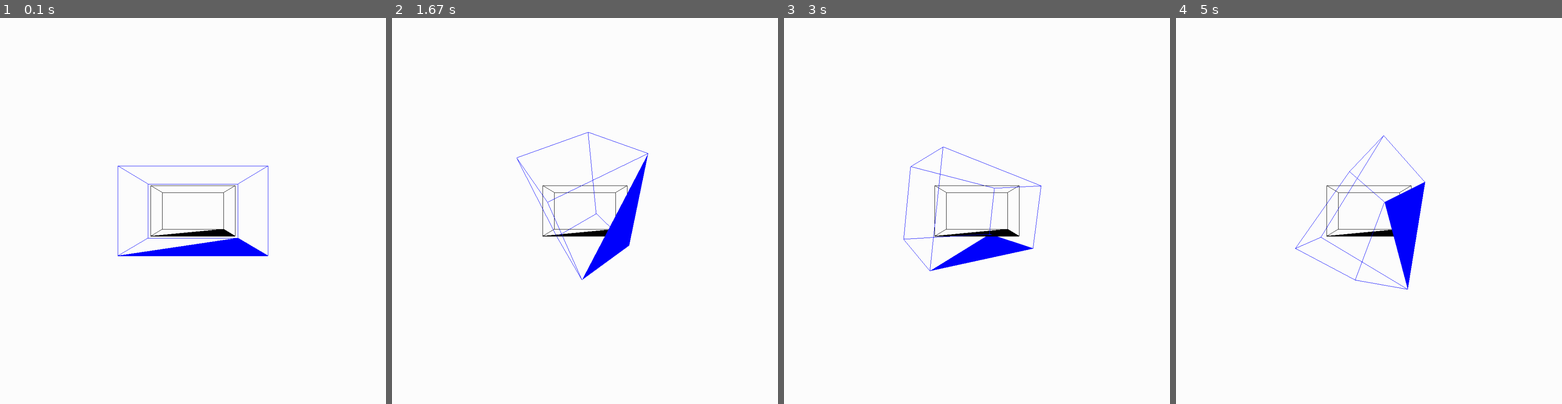
Above: before the commit, frames 1-4 (left to right).
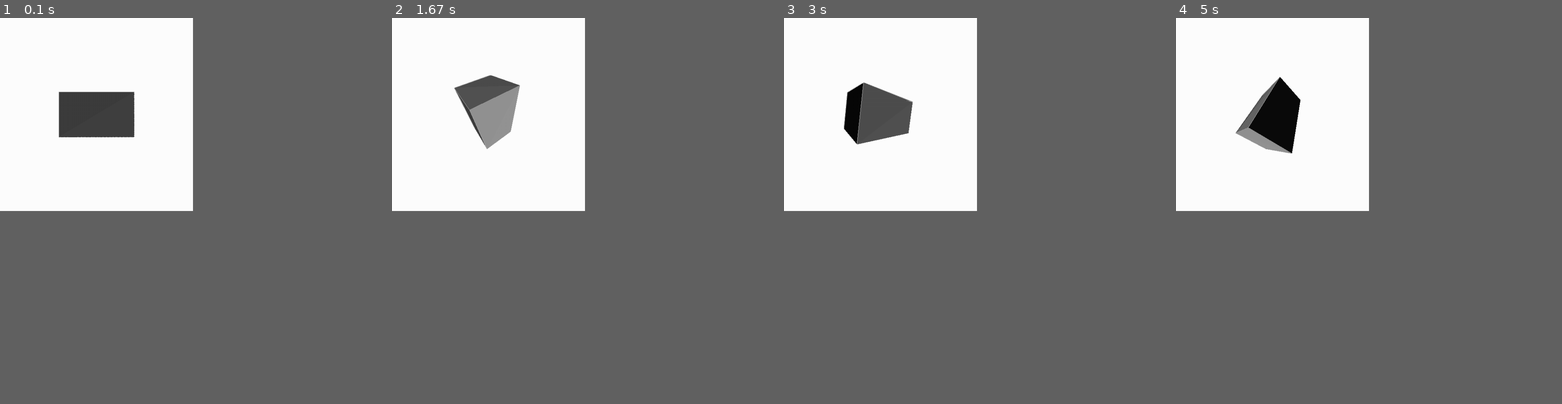
Above: after the commit, the same moments.

Repository: ElPudgino/3DRenderer
Game: pygame game, started from amoguspygame.py
Two runs of this game, one before a commit and one after it. Both use one fixed random seed, a clock stepped at 60 frames per second and the inputs below.
Inputs:
- Up to frame 1 (0.1 s): no input
- Up to frame 2 (1.67 s): hold Right 0.33-0.8 s; hold Up 0.83-1.3 s; hold Right from 1.33 s (still down)
- Up to frame 3 (3 s): release Right at 1.8 s; hold Left 1.83-2.37 s; hold Down 2.4-2.87 s; hold Left from 2.9 s (still down)
- Up to frame 4 (5 s): release Left at 3.37 s; hold Up 3.4-3.87 s; hold Right 3.9-4.53 s; hold Down from 4.57 s (still down)
In our replay, the window is 900x900 before the commit and 450x450 after it. These sizes can differ from the game's own. Grey fills any space a smaller window leaves; there, only what the larger window draws over its background counts as a difference.

The runs differ from the first frame. In frame 1, 4.1% of the frame differs, in the area x 15-70%, y 19-62%; in frame 2, 3.9%; in frame 3, 3.7%; in frame 4, 4.0%.

Commit message:
Add files via upload
added some bad shading

Diff:
--- a/amoguspygame.py
+++ b/amoguspygame.py
@@ -7,8 +7,8 @@
 import numpy as np
 Map = []
 DepthBuffer = []
-MapWidth = 1000
-MapHeight = 1000
+MapWidth = 500
+MapHeight = 500
 CamOffsetX = MapWidth/2
 CamOffsetY = MapHeight/2
 CamOffsetZ = MapWidth * 0.35#0.156
@@ -102,8 +102,8 @@
         for dy in range(MapHeight):
             tb.append('a')
         DepthBuffer.append(tb)
-    Draw3D(meshtest,[0,0,0],(0,0,255))
-    Draw3D(mesh,[0,0,20],(0,0,0))
+    Draw3D(meshtest,[0,0,0],[180,180,180])
+    #Draw3D(mesh,[0,0,20],[255,0,0])
     #PrintMap()
 
 def ClearMap():
@@ -204,6 +204,7 @@
     global ViewOffsetY
     global ViewOffsetZ
     global MapWidth
+    global LightSourcePos
     global MapHeight
     inpointsY1 = []
     inpointsX1 = []
@@ -217,10 +218,42 @@
     allpoints = []
     prpoints = []
     Points = []
+    Center = [0,0,0]
     for vert in Vertices:
         pX = CamOffsetZ * (vert[0]+ViewOffsetX - CamOffsetX) / (vert[2] + ViewOffsetZ) + CamOffsetX
         pY = CamOffsetZ * (vert[1]+ViewOffsetY - CamOffsetY) / (vert[2] + ViewOffsetZ) + CamOffsetY
         Points.append([pX,pY,vert[2]])
+    colortemp = [0,0,0]
+    Center[0] = (Vertices[0][0] + Vertices[1][0] + Vertices[2][0]) / 3
+    Center[1] = (Vertices[0][1] + Vertices[1][1] + Vertices[2][1]) / 3
+    Center[2] = (Vertices[0][2] + Vertices[1][2] + Vertices[2][2]) / 3
+
+    l = Center[0] - LightSourcePos[0]
+    m = Center[1] - LightSourcePos[1]
+    n = Center[2] - LightSourcePos[2]
+
+    #l = -1
+    #m = 3
+    #n = 2
+
+
+
+    vect1 = Quaternion(0,Vertices[1][0] - Vertices[0][0],Vertices[1][1] - Vertices[0][1],Vertices[1][2] - Vertices[0][2])
+    vect2 = Quaternion(0,Vertices[2][0] - Vertices[0][0],Vertices[2][1] - Vertices[0][1],Vertices[2][2] - Vertices[0][2])
+
+    vect1.MultiplyBy(vect2)
+
+    plane = [vect1.i,vect1.j,vect1.k,0]
+
+    plane[3] = 0 - (vect1.i + vect1.j + vect1.k)
+
+    AngleSine = abs(plane[0] * l + plane[1] * m + plane[2] * n) / (np.sqrt(plane[0]**2 + plane[1]**2 + plane[2]**2) * np.sqrt(l**2 + n**2 + m**2))
+
+    #LightAngle = np.arcsin(AngleSine)
+
+    colortemp[0] = color[0] * AngleSine
+    colortemp[1] = color[1] * AngleSine
+    colortemp[2] = color[2] * AngleSine
 
     X1 = Points[0][0]
     X2 = Points[1][0]
@@ -352,7 +385,7 @@
             W3 = 1 - W1 - W2
             mx[2] = Z1 * W1 + Z2 * W2 + Z3 * W3
             if DepthBuffer[mx[0] ][mx[1] ] == 'a' or DepthBuffer[mx[0] ][mx[1] ] >= mx[2]:
-                screen.set_at((mx[0],  mx[1]), color)
+                screen.set_at((mx[0],  mx[1]), colortemp)
                 DepthBuffer[mx[0] ][mx[1] ] = mx[2]
             mx[0] = mx[0] - 1
         #DrawLine(mi,mx)
@@ -370,6 +403,7 @@
     global ViewOffsetX
     global ViewOffsetY
     global ViewOffsetZ
+
     Listofpoints = []
     x = 0
     y = 1
@@ -441,16 +475,16 @@
 meshtest = mesh([[25,15,15] , [25,15,-15] , [25,-15,15] , [25,-15,-15] ,
                      [-25,15,15] , [-25,15,-15], [-25,-15,15] , [-25,-15,-15]],
                     [[0,1] , [0,4] , [0,2] , [1,3] , [1,5] , [2,3] ,
-                    [2,6] , [3,7] , [4,6] , [4,5] , [5,7] , [6,7]],[[0,1,5]])
-
-mesh = mesh([[25,15,50] , [25,15,20] , [25,-15,50] , [25,-15,20] ,
-                     [-25,15,50] , [-25,15,20], [-25,-15,50] , [-25,-15,20]],
+                    [2,6] , [3,7] , [4,6] , [4,5] , [5,7] , [6,7]],[[0,5,1],[0,4,5],[0,2,1],[2,1,3],[4,5,6],[2,3,6],[3,5,7],[5,6,7],[3,6,7],[4,6,0],[5,1,3],[6,0,2]])
+
+mesh = mesh([[25,15,50] , [25,15,17] , [25,-15,50] , [25,-15,17] ,
+                     [-25,15,50] , [-25,15,17], [-25,-15,50] , [-25,-15,17]],
                     [[0,1] , [0,4] , [0,2] , [1,3] , [1,5] , [2,3] ,
                     [2,6] , [3,7] , [4,6] , [4,5] , [5,7] , [6,7]],[[0,1,5]])
 TestAxis = Quaternion(0,0.6666,-0.6666,-0.3333)
 XAxis = Quaternion(0,1,0,0)
 YAxis = Quaternion(0,0,1,0)
-
+LightSourcePos = [30,170,-80]
 mode = 'mode ' + str(MapWidth) + ',' + str(MapHeight)
 cmd = mode
 os.system(cmd)
